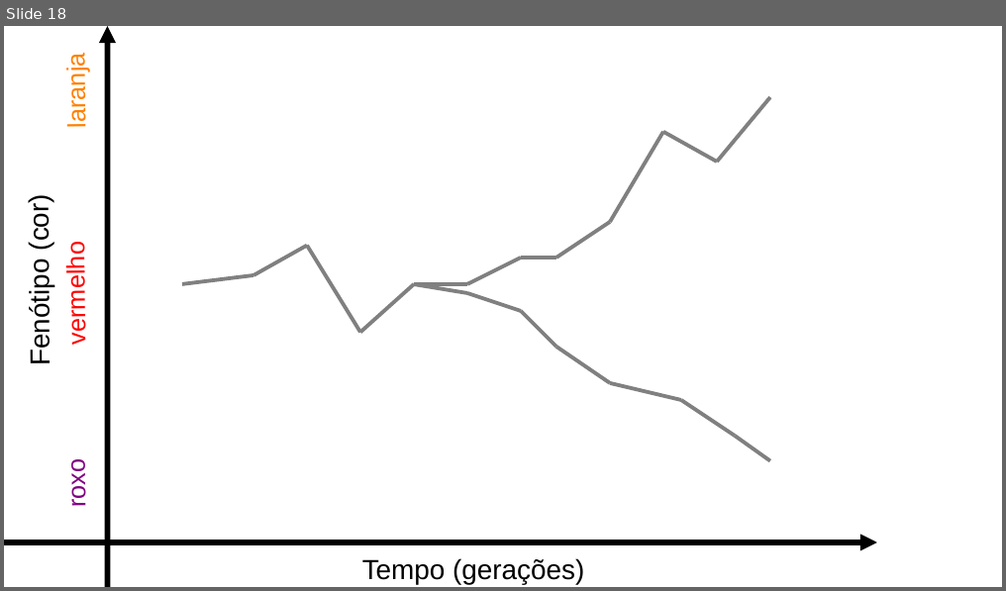
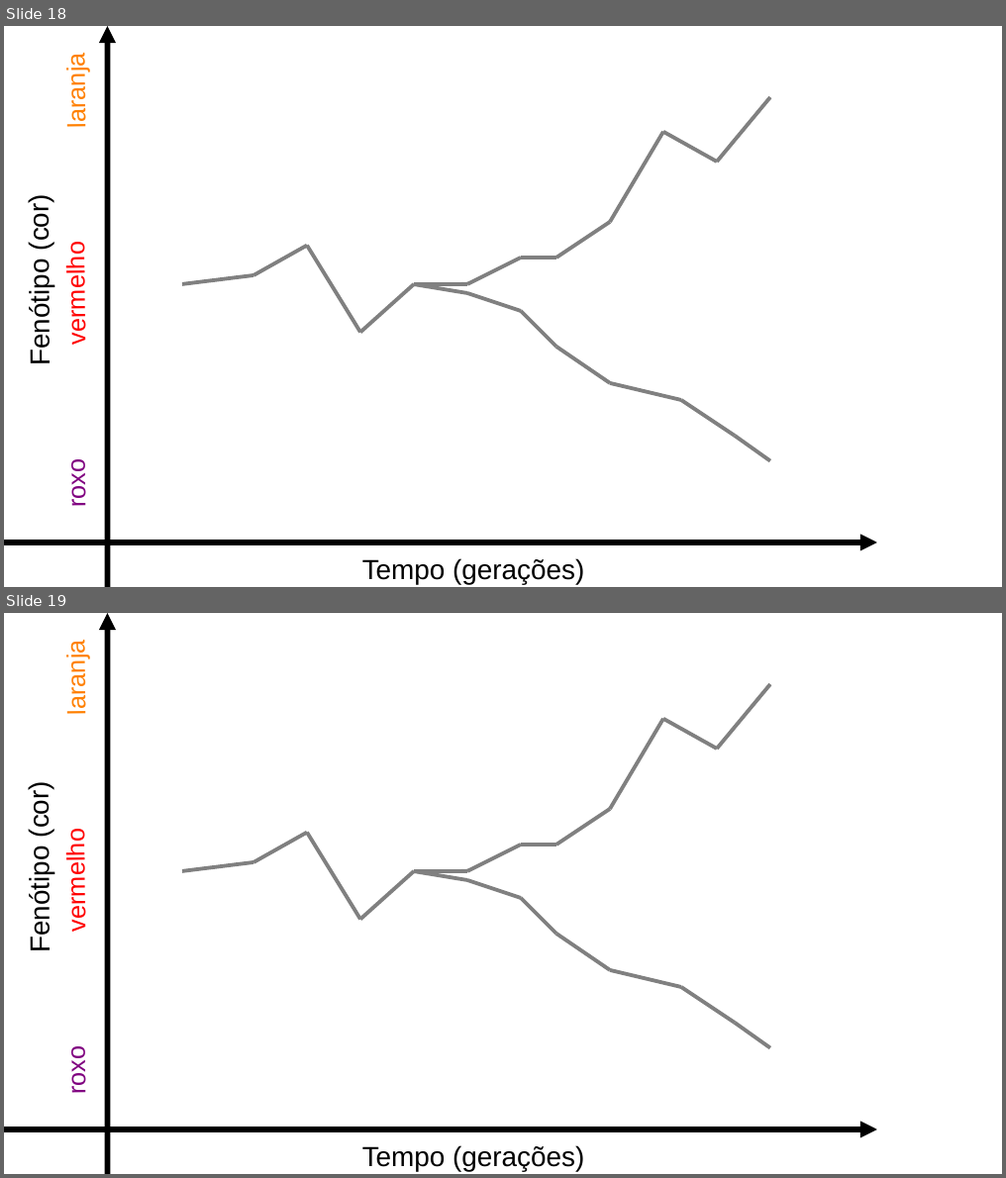
Before and after one commit to eknery/disciplina_MFC, a slide deck: aula_BM.odp. Shown one above the other, each under a label of ours: slide 18 before the commit, slides 18 and 19 after it. The pictures are 1006x591 and 1006x1178 pixels, drawn with LibreOffice and Linux fonts; fonts in the diff are those of the drawing. Boxes give left, top, right and bottom in pixels: in the first picture for what was removed or moved away, otherwise in the second. Text is boxed around its words. In the diff, an @@ line names an element or a change of style, - is before the commit and + after.

```diff
--- a/aula_BM.odp
+++ b/aula_BM.odp
@@ slide 19 added at (4,613,1002,1174), background #FFFFFF @@
@@ arrow added from (107, 1174) to (107, 613), #000000 4.51 pt @@
@@ text added at (62,647,91,713), 20 pt, text #FF8000 @@
+laranja
@@ line added from (717, 749) to (770, 684), #808080 3 pt @@
@@ line added from (610, 809) to (663, 719), #808080 3 pt @@
@@ line added from (717, 749) to (663, 719), #808080 3 pt @@
@@ text added at (24,786,55,951), 22 pt, text #000000 @@
+Fenótipo (cor)
@@ line added from (610, 809) to (556, 845), #808080 3 pt @@
@@ text added at (62,839,91,930), 20 pt, text #FF0000 @@
+vermelho
@@ line added from (253, 862) to (307, 832), #808080 3 pt @@
@@ line added from (360, 919) to (307, 832), #808080 3 pt @@
@@ line added from (521, 845) to (467, 871), #808080 3 pt @@
@@ line added from (521, 845) to (556, 845), #808080 3 pt @@
@@ line added from (182, 871) to (253, 862), #808080 3 pt @@
@@ line added from (360, 919) to (414, 871), #808080 3 pt @@
@@ line added from (414, 871) to (467, 871), #808080 3 pt @@
@@ line added from (467, 880) to (414, 872), #808080 3 pt @@
@@ line added from (521, 898) to (467, 880), #808080 3 pt @@
@@ line added from (521, 898) to (556, 934), #808080 3 pt @@
@@ line added from (610, 970) to (556, 934), #808080 3 pt @@
@@ line added from (610, 970) to (681, 987), #808080 3 pt @@
@@ line added from (735, 1023) to (681, 987), #808080 3 pt @@
@@ line added from (735, 1023) to (770, 1049), #808080 3 pt @@
@@ text added at (62,1050,90,1093), 20 pt, text #800080 @@
+roxo
@@ arrow added from (4, 1130) to (878, 1130), #000000 4.51 pt @@
@@ text added at (362,1146,584,1171), 22 pt, text #000000 @@
+Tempo (gerações)
```
Also in this commit, not shown: 1 other file.
